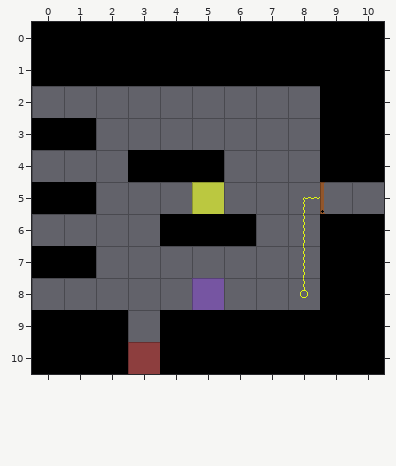
A Tiled map (JSON) gets an edit: Assets/Level_Editor/TileMap/Room_23.tmj. Above: the version before the commit.
Cells are 32x32 px. Shown: x 0..10, y 0..10.
Now the later version:
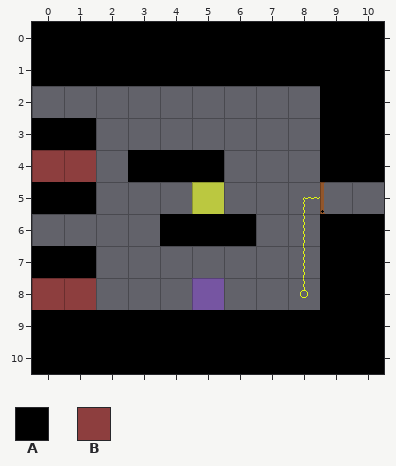
Key: from "tileSet": A 33, B 34.
_ is an empty cell, . an unchanged one.
The edit:
--- layer "Blocks"
@@ x 0..1 @@
- 4 __
+ 4 BB
@@ x 0..3 @@
- 8 __..
- 9 ..._
-10 ...B
+ 8 BB..
+ 9 ...A
+10 ...A
Changed places in both pictures, as pixel boxes (x1, y1, x2, y2):
added: (32, 150, 96, 182)
added: (32, 278, 96, 310)
changed: (128, 310, 160, 374)
